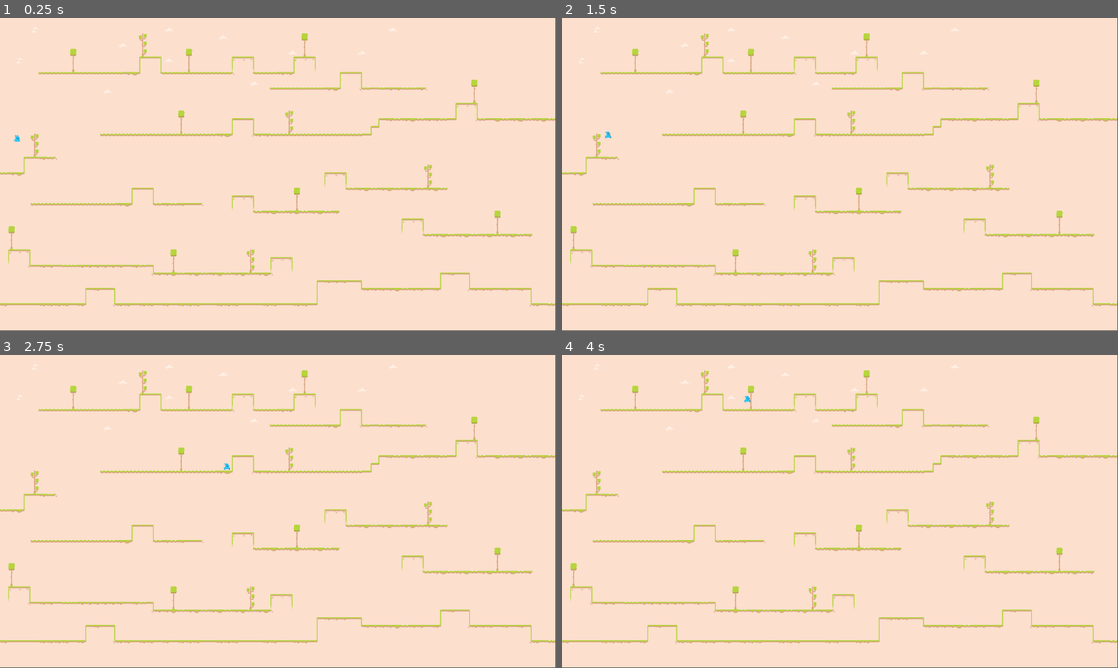
Above: before the commit, frames 1-4 (two rows, left to right).
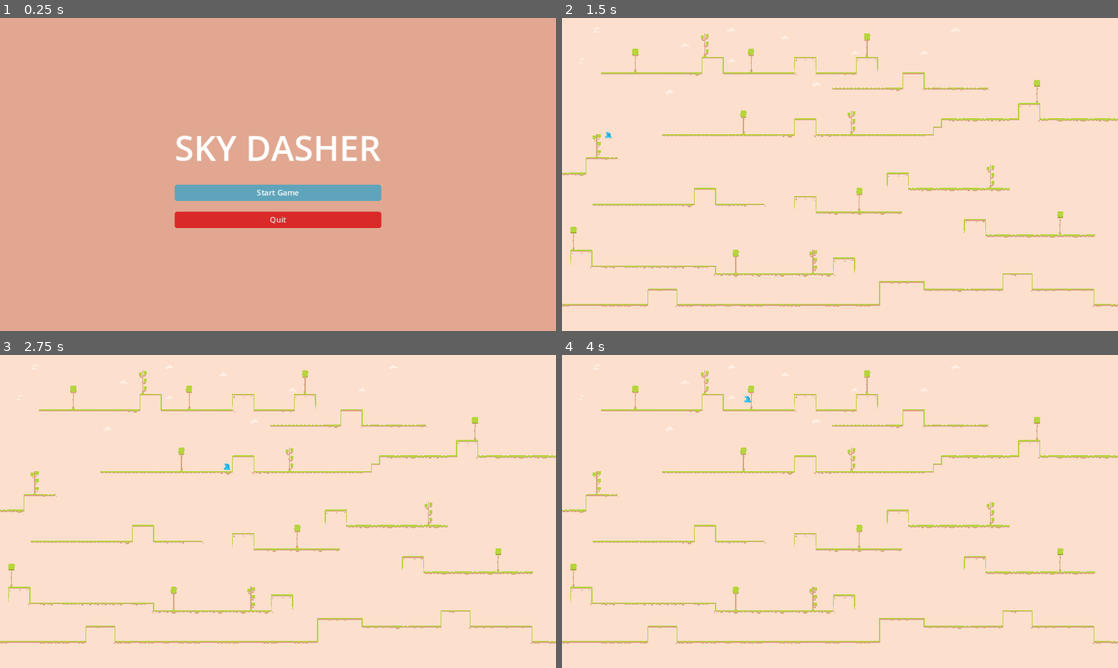
Above: after the commit, the same moments.

Repository: folktalesgaming/sky-dasher
Game: Godot game, scene res://Scenes/main_menu.tscn
The game is run twice, just before and just after one commit, with the same random seed, the same clock (stepped at 60 frames per second) and the same inputs. Before the commit the project starts from res://Scenes/game_play.tscn.
Inputs (mouse positions are in pixels of both pictures, inside the frame that each line leads up to):
- Up to frame 1 (0.25 s): no input
- Up to frame 2 (1.5 s): click (840, 193) at 0.5 s, where only the run after the commit has a clickable "Start Game"; tap Enter (ui_accept) at 1.25 s; hold Right (ui_right) from 1.28 s (still down)
- Up to frame 3 (2.75 s): keep holding Right (ui_right); tap Enter (ui_accept) at 1.52, 2, 2.27 s
- Up to frame 4 (4 s): release Right (ui_right) at 2.78 s; hold Left (ui_left) 2.78-3.53 s; tap Enter (ui_accept) at 3.5, 3.77 s; hold Right (ui_right) from 3.53 s (still down)
The window is 799x449 before the commit and 800x450 after it. Grey fills any space a smaller window leaves; there, only what the larger window draws over its background counts as a difference.

The runs differ from the first frame. In frame 1, 98% of the frame differs, in the area x 0-100%, y 0-100%; in frame 2, 2.7%; in frame 3, 2.7%; in frame 4, 2.7%.

Commit message:
config: update the window config for the project

Diff:
--- a/project.godot
+++ b/project.godot
@@ -11,9 +11,14 @@
 [application]
 
 config/name="Sky Dasher"
-run/main_scene="res://Scenes/game_play.tscn"
+run/main_scene="res://Scenes/main_menu.tscn"
 config/features=PackedStringArray("4.1", "Mobile")
 config/icon="res://icon.svg"
+
+[display]
+
+window/stretch/mode="canvas_items"
+window/stretch/aspect="keep_height"
 
 [input]
 
